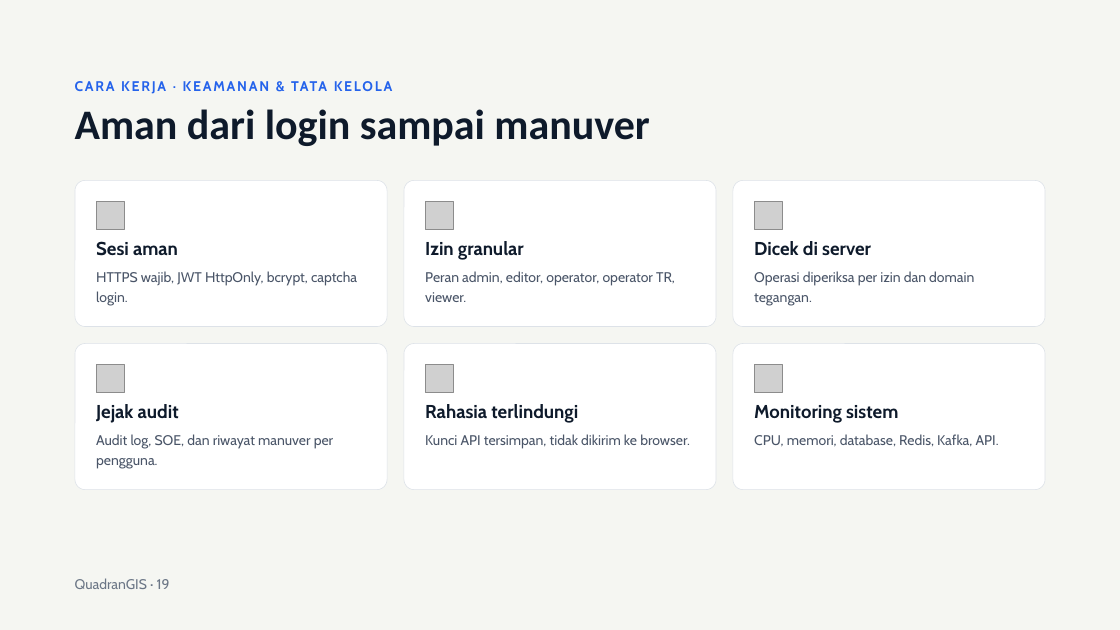
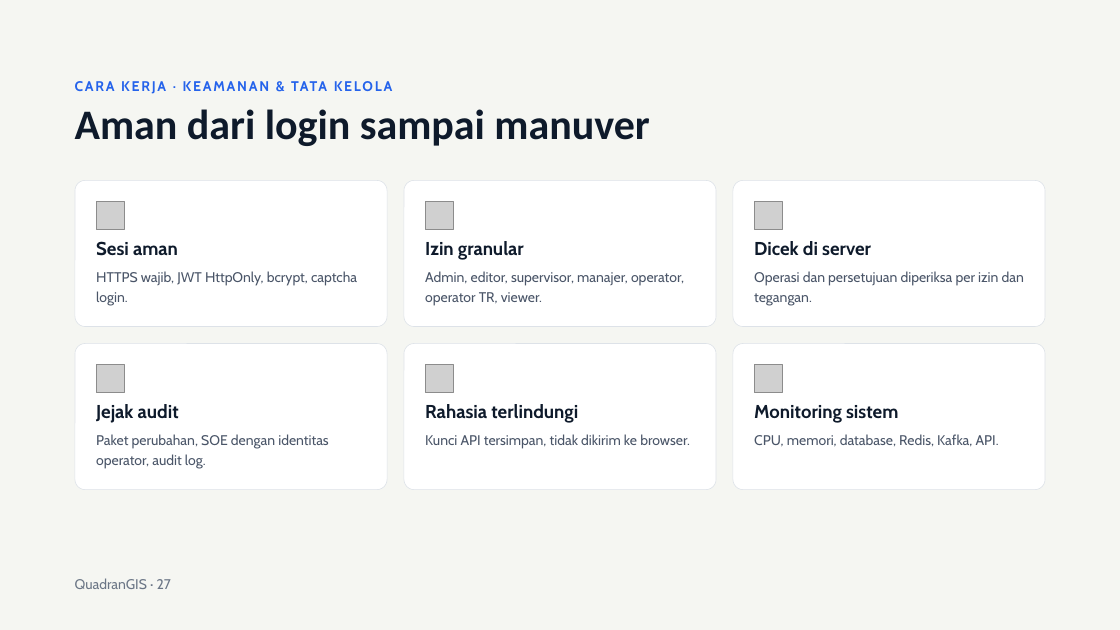
Before and after one commit to hendrapoernama/quadranGIS, a slide deck: slide 27 of docs/Presentasi QuadranGIS.pptx (slide 19 before the commit). Drawn at 1120x630 pixels with LibreOffice and Linux fonts; fonts in the diff are those of the drawing; grey boxes stand for pictures. Boxes give left, top, right and bottom in pixels: in the first picture for what was removed or moved away, otherwise in the second. Text is boxed around its words. In the diff, an @@ line names an element or a change of style, - is before the commit and + after.

```diff
--- a/docs/Presentasi QuadranGIS.pptx
+++ b/docs/Presentasi QuadranGIS.pptx
@@ text at (425, 271, 684, 306): text changed @@
-Peran admin, editor, operator, operator TR, viewer.
+Admin, editor, supervisor, manajer, operator, operator TR, viewer.
@@ text at (754, 271, 1024, 306): text changed @@
-Operasi diperiksa per izin dan domain tegangan.
+Operasi dan persetujuan diperiksa per izin dan tegangan.
@@ text at (96, 434, 328, 469): text changed @@
-Audit log, SOE, dan riwayat manuver per pengguna.
+Paket perubahan, SOE dengan identitas operator, audit log.
@@ text at (75, 578, 171, 589): text changed @@
-QuadranGIS · 19
+QuadranGIS · 27
```
Also in this commit, not shown: 19 other slides changed, 8 slides added, 55 other files.
